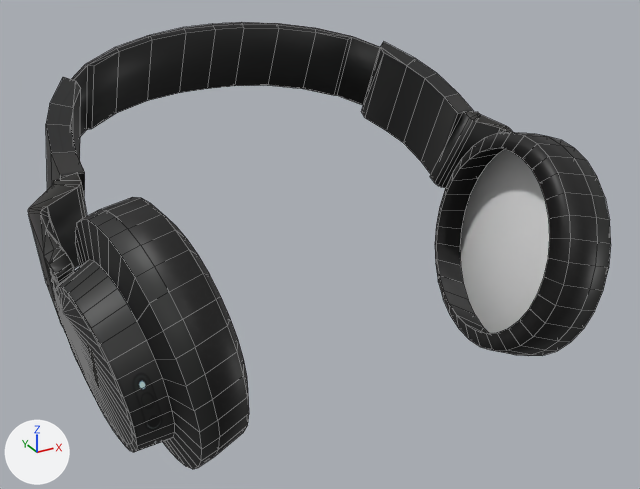
One commit to the FBX model 4liced/headphones/FBX/headphones.fbx: the scene before it, then after it.
Rendered twice from a 50 mm lens placed at (-0.1032, -0.2101, 0.1392), pointed at (0.0042, -0.0147, 0.0415). Arrows for +X, +Y and +Z are at lower left; the lights stay in place. Mesh edges are drawn as thin lines.

In view in the first picture: 'headphones'.
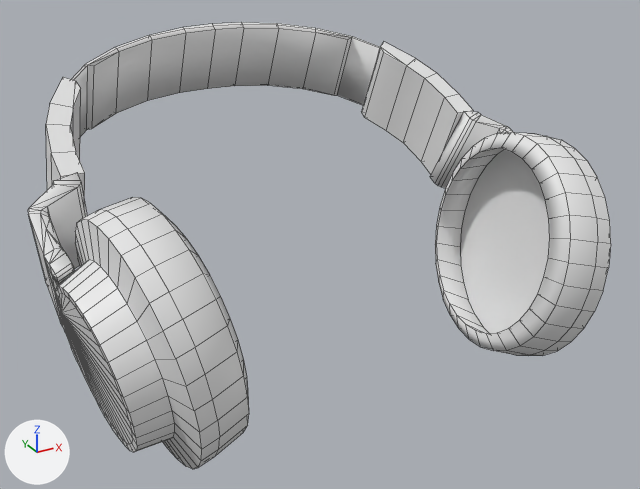
Where the change shows, as pixel boxes (x1, y1, x2, y2) in the pictures (640 x 489 px; the box of a moved part takes in the faces that stretch with it):
```json
{"part": 1, "of": "me_body", "change": "added", "after": [460, 150, 550, 333]}
{"part": 2, "of": "me_body", "change": "cut back", "before": [436, 111, 611, 333], "after": [436, 111, 611, 333]}
{"part": 3, "of": "me_body", "change": "moved or reshaped", "before": [362, 47, 384, 117], "after": [362, 47, 384, 117]}
{"part": 4, "of": "me_body", "change": "recoloured", "before": [28, 22, 603, 469], "after": [28, 22, 603, 469], "on screen": "black to grey"}
```

The change, as JSON lines over the scene's bpy script:
```json
{"block": "me_body", "where": "# used by ob_headphones; location = (0.0, 0.0, 0.0)"}
{"block": "me_body", "where": "# verts and faces of me_body; kept vertices keep their numbers, new ones are numbered from 896"}
{"block": "me_body", "where": "# before: 270 (0.0472, 0.0224, 0.083) at pixel (383, 52), 272 (0.0472, 0.0328, 0.0597) at pixel (364, 117), 274 (0.0503, 0.0379, 0.0621), 276 (0.0503, 0.0275, 0.0854) at pixel (383, 41), 283 (0.0476, 0.0357, 0.0611) at pixel (361, 111)"}
{"block": "me_body", "where": "# before: 284 (0.0476, 0.0253, 0.0844) at pixel (380, 46)"}
{"op": "remove", "block": "me_body", "code": "me_body.from_pydata(...)  # 896 vertices, 1027 faces; spans x -0.0706..0.0706, y -0.0701..0.0548, z 0.0096..0.0923"}
{"op": "add", "block": "me_body", "code": "me_body.from_pydata(...)  # 978 vertices, 978 faces; spans x -0.0706..0.0706, y -0.0701..0.0548, z 0.0096..0.0923"}
{"block": "me_body", "change": "me_body part 1: a new loose piece of 32 vertices spanning x 0.047..0.059, y -0.069..-0.0115, z 0.0114..0.0701, in mat_inside (its picture is missing)"}
{"block": "me_body", "change": "me_body part 2"}
{"block": "me_body", "change": "31 vertices are removed from x 0.0464..0.0628, y -0.0694..0.0044, z 0.0113..0.0711"}
{"block": "me_body", "change": "106 faces are deleted"}
{"block": "me_body", "change": "6 vertices in x 0.0591..0.0611, y -0.0347..-0.0321, z 0.0207..0.0217 move by (-0.0002, 0.0006, -0.0014)"}
{"block": "me_body", "change": "5 vertices in x 0.0592..0.0619, y -0.035..-0.0325, z 0.0204..0.0213 move by (-0.0002, 0.0007, -0.0014)"}
{"block": "me_body", "change": "4 vertices in x 0.0599..0.0617, y -0.0351..-0.0321, z 0.0204..0.0218 move by (-0.0002, 0.0006, -0.0015)"}
{"block": "me_body", "change": "5 vertices move from x 0.0593..0.0619, y -0.0351..-0.033, z 0.0203..0.0216 to x 0.059..0.0616, y -0.0344..-0.0324, z 0.0188..0.0202"}
{"block": "me_body", "change": "20 vertices are added at x 0.0465..0.0628, y -0.0679..0.0041, z 0.0113..0.0688"}
{"block": "me_body", "change": "9 new vertices lie (-0.0041, 0.0004, 0.0012) away from vertices in x 0.0515..0.0624, y -0.0698..-0.0113, z 0.0102..0.0699"}
{"block": "me_body", "change": "70 new faces join them"}
{"block": "me_body", "change": "me_body part 3"}
{"op": "add", "block": "me_body", "code": "delete_faces([(270, 283, 272), (270, 284, 283), (274, 283, 284, 276)])"}
{"op": "add", "block": "me_body", "code": "faces += [(274, 283, 284), (274, 284, 276), (270, 284, 283, 272)]"}
{"block": "me_body", "change": "me_body part 4: 867 faces spanning x -0.0706..0.0706, y -0.0701..0.0548, z 0.0096..0.0923 switch from mat_material_002 (picture img_headphones_albedo_png) to mat_inside (its picture is missing)"}
```
